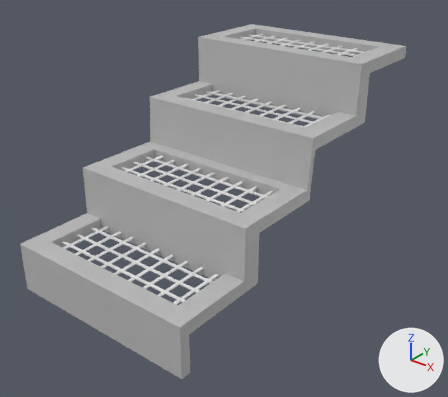
One commit to the FBX model Nerethos_3D/Assets/_Project/03_Meshes/stairs_copper.fbx: the scene before it, then after it.
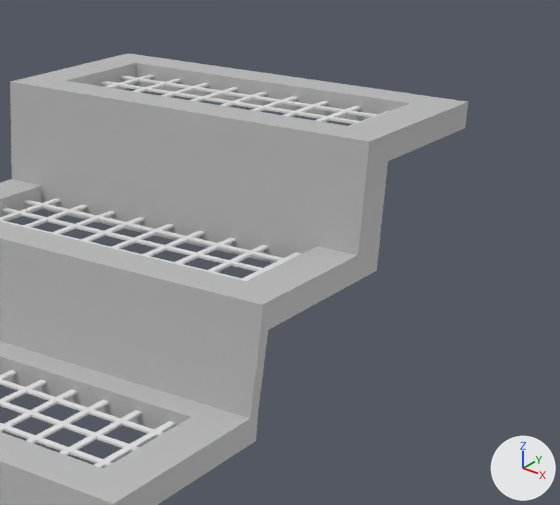
Each version appears first whole from a camera (50 mm lens) standing at (1.98, -92.71, 6.79) and looking at (-5.26, -83.66, 1.18), and next in a close-up on the part from 43% to 100% of the width and 0% to 58% of the height. Arrows for +X, +Y and +Z are at lower right; the lights stay in place. The last two pictures show the newer version. Where no turn or scale is listed for an object, it has been applied to the vertices.

Objects in the first close-up: 'stairs_steps_copper'.
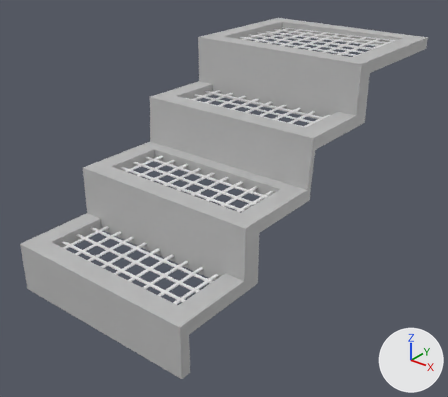
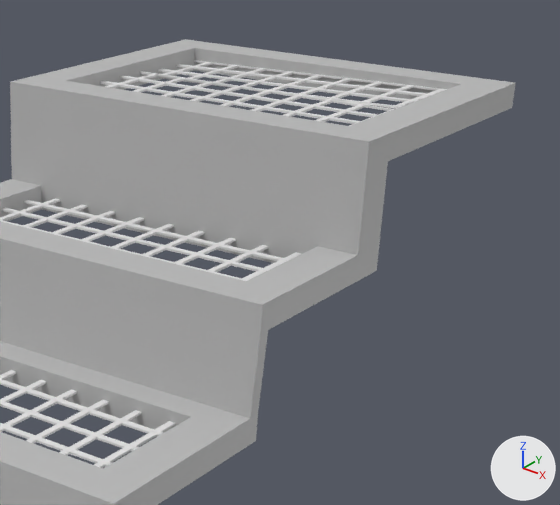
Where the newer file only moved an object's origin or applied its transform, the numbers keep the older frame.

What differs and where, as boxes (x1, y1, x2, y2) in the close-ups (560 x 505 px; the box of a moved part takes in the faces that stretch with it):
'stairs_steps_copper', reshaped
    before: (0, 53, 468, 505)
    after: (0, 39, 516, 505)
part 1 of me_mesh, added
    after: (141, 60, 447, 109)
part 2 of me_mesh, moved or reshaped
    before: (61, 53, 468, 152)
    after: (61, 39, 516, 152)

The change in detail:
me_mesh is used by ob_stairs_steps_copper; location (-7.21, -80.136, 3.997).
me_mesh had 2500 vertices, 2738 faces and spanned x -0.03..4.0, y -7.11..0.0, z -3.99..0.0.
me_mesh now has 2970 vertices, 3266 faces and spans x -0.03..4.0, y -7.11..1.14, z -3.99..0.0.
me_mesh part 1: the loose piece of 470 vertices spanning x 0.27..3.77, y -1.73..-0.29, z -0.12..-0.1 is copied, and the copy is multiplied about its middle by the matrix ((-1.0, -0.005, -0.021), (0.005, -1.0, 0.0), (-0.021, 0.0, 1.0)), then moved by (0.0, 1.43, 0.0); it spans x 0.26..3.77, y -0.31..1.14, z -0.16..-0.06.
Part 2, on me_mesh:
52 vertices in x 0.0..4.0, y -0.8..0.0, z -0.25..0.0 move by (0.0, 1.14, 0.0).
